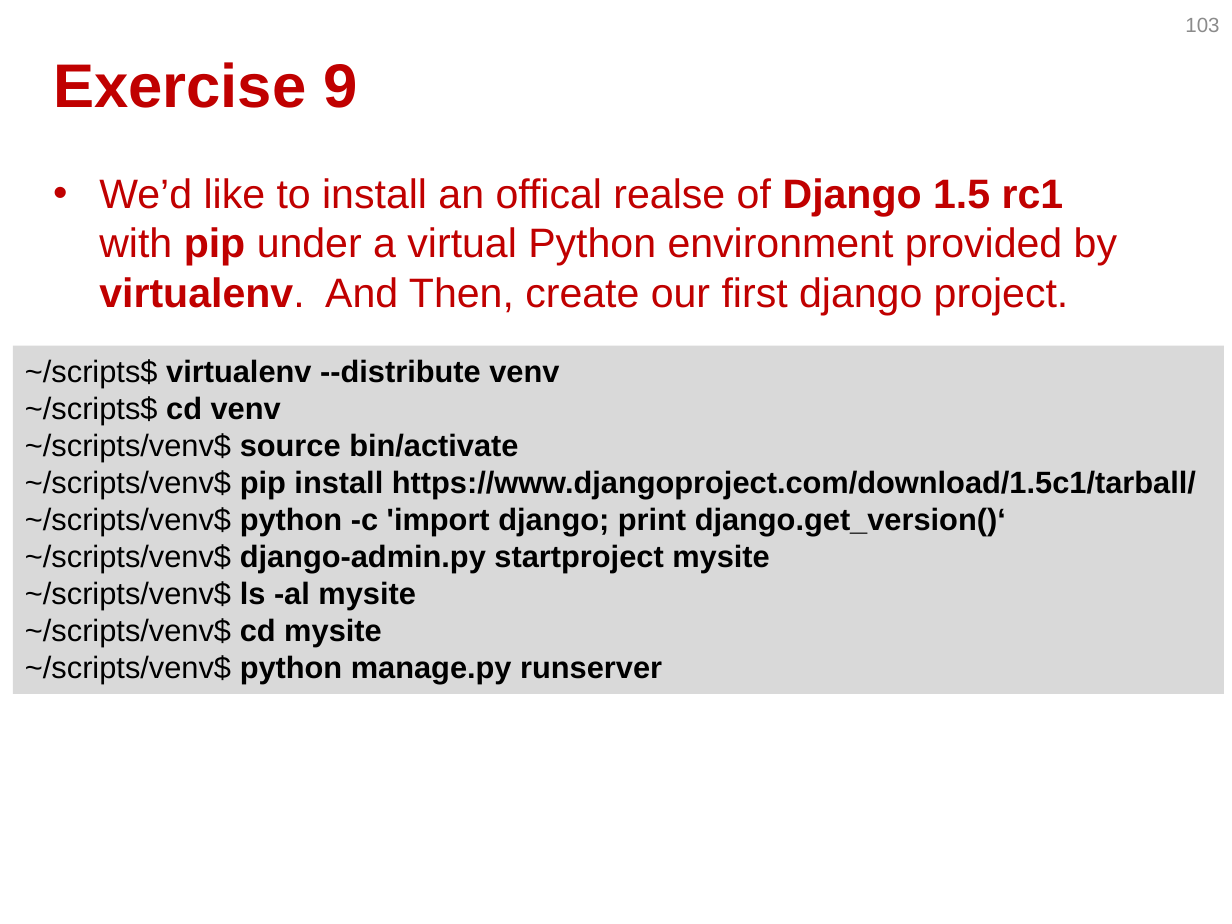
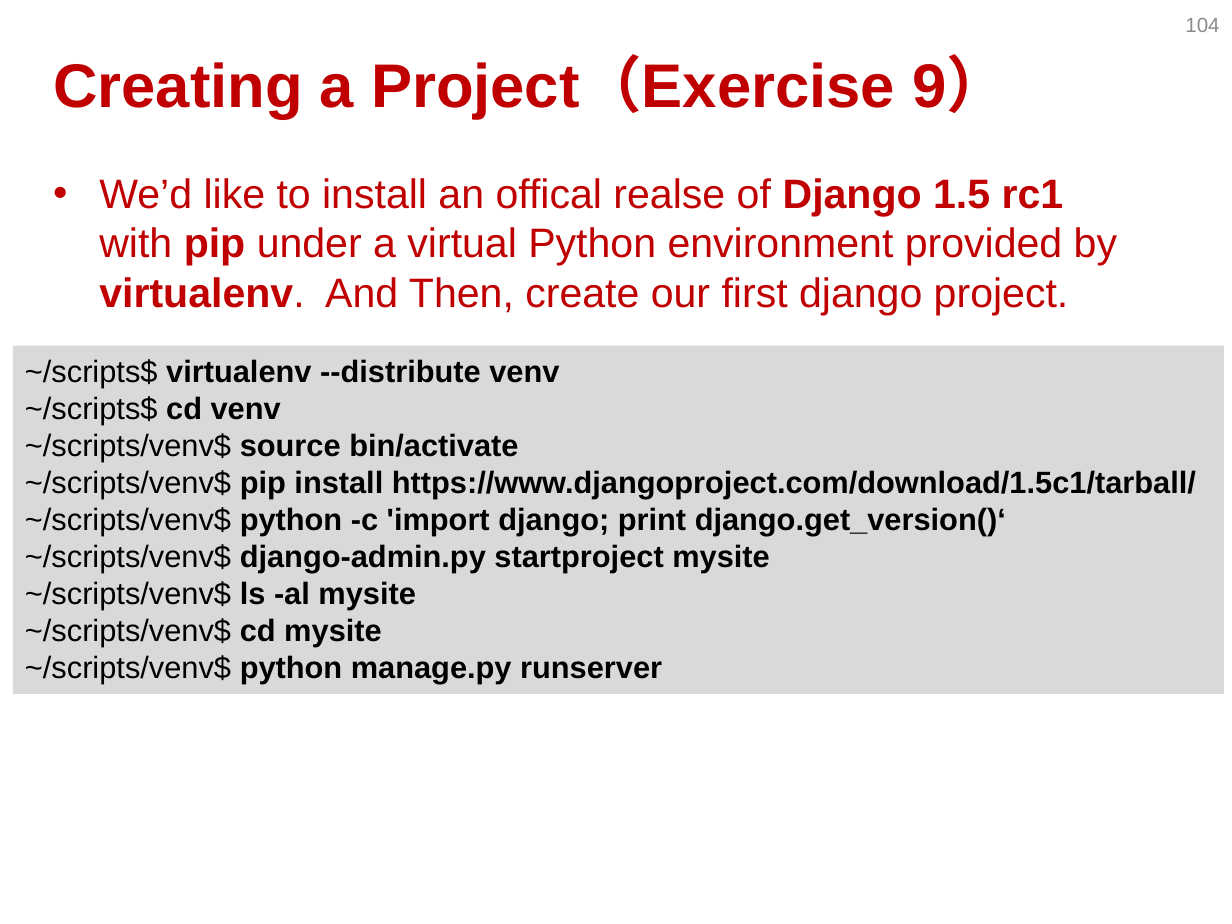
Before and after one commit to JustinSDK/PyConTW2013Tutorial, a slide deck: slide 104 of PyCon Taiwan 2013 Tutorial.pptx (slide 103 before the commit). Drawn at 1232x924 pixels with LibreOffice and Linux fonts; fonts in the diff are those of the drawing. Boxes give left, top, right and bottom in pixels: in the first picture for what was removed or moved away, otherwise in the second. Text is boxed around its words. In the diff, an @@ line names an element or a change of style, - is before the commit and + after.

```diff
--- a/PyCon Taiwan 2013 Tutorial.pptx
+++ b/PyCon Taiwan 2013 Tutorial.pptx
@@ page number at [1185,18,1219,32]: text changed @@
-103
+104
@@ title at [53,58,1008,119]: text changed @@
-Exercise 9
+Creating a Project（Exercise 9）
```
Also in this commit, not shown: 4 other slides changed, 39 slides added, 1 slide removed, 46 other files.
